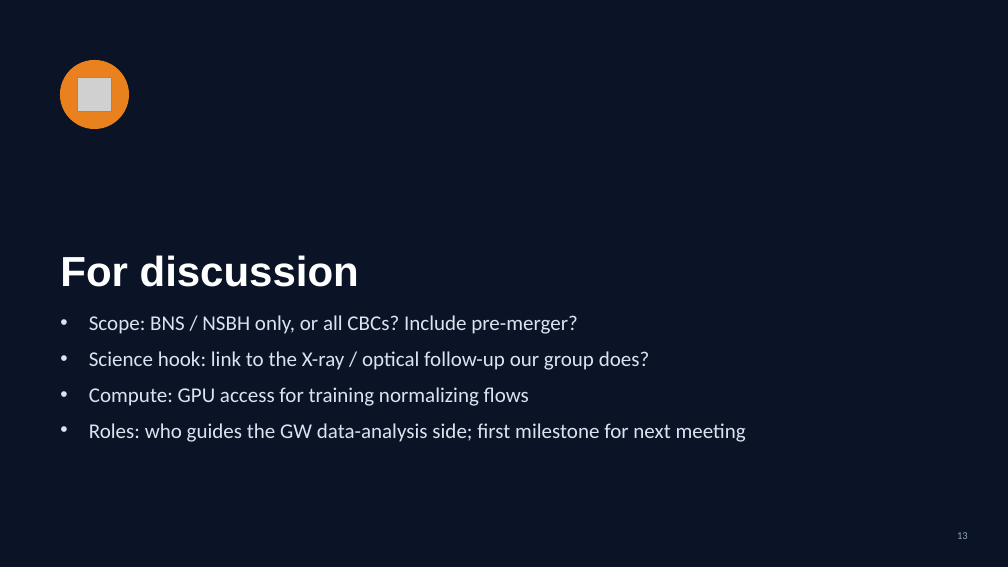
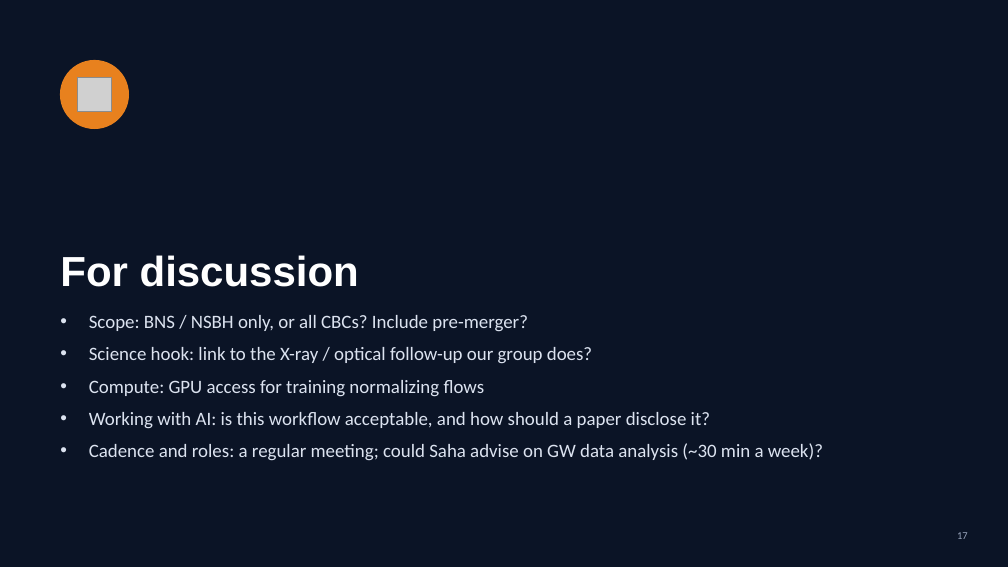
Before and after one commit to Chipwwwwww/XRB-pilot, a slide deck: slide 17 of slides/XRB_ML_to_GW_localization.pptx (slide 13 before the commit). Drawn at 1008x567 pixels with LibreOffice and Linux fonts; fonts in the diff are those of the drawing; grey boxes stand for pictures. Boxes give left, top, right and bottom in pixels: in the first picture for what was removed or moved away, otherwise in the second. Text is boxed around its words. In the diff, an @@ line names an element or a change of style, - is before the commit and + after.

```diff
--- a/slides/XRB_ML_to_GW_localization.pptx
+++ b/slides/XRB_ML_to_GW_localization.pptx
@@ text at (89,315,592,397): size 20 to 18 pt in "Scope: BNS / NSBH only, or all ...", "Science hook: link to the X-ray / ...", "Compute: GPU access for training normalizing flows"; less space between paragraphs @@
@@ text at (89,412,823,461): text changed; size 20 to 18 pt @@
-• Roles: who guides the GW data-analysis side; first milestone for next meeting
+• Working with AI: is this workflow acceptable, and how should a paper disclose it?
+• Cadence and roles: a regular meeting; could Saha advise on GW data analysis (~30 min a week)?
```
Also in this commit, not shown: 4 slides added, 1 other file.
